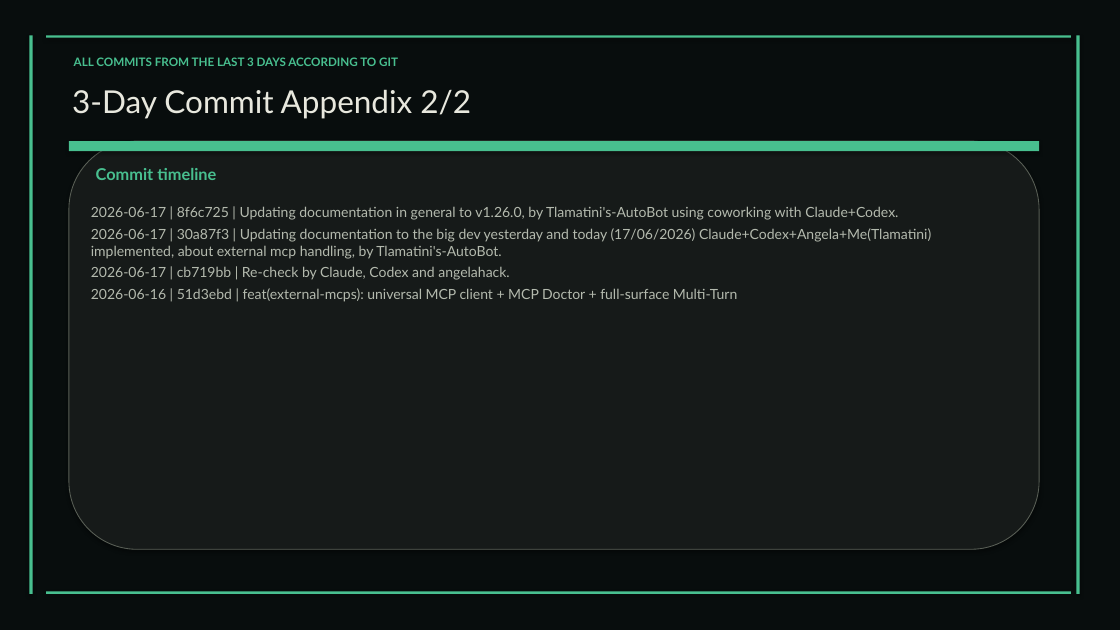
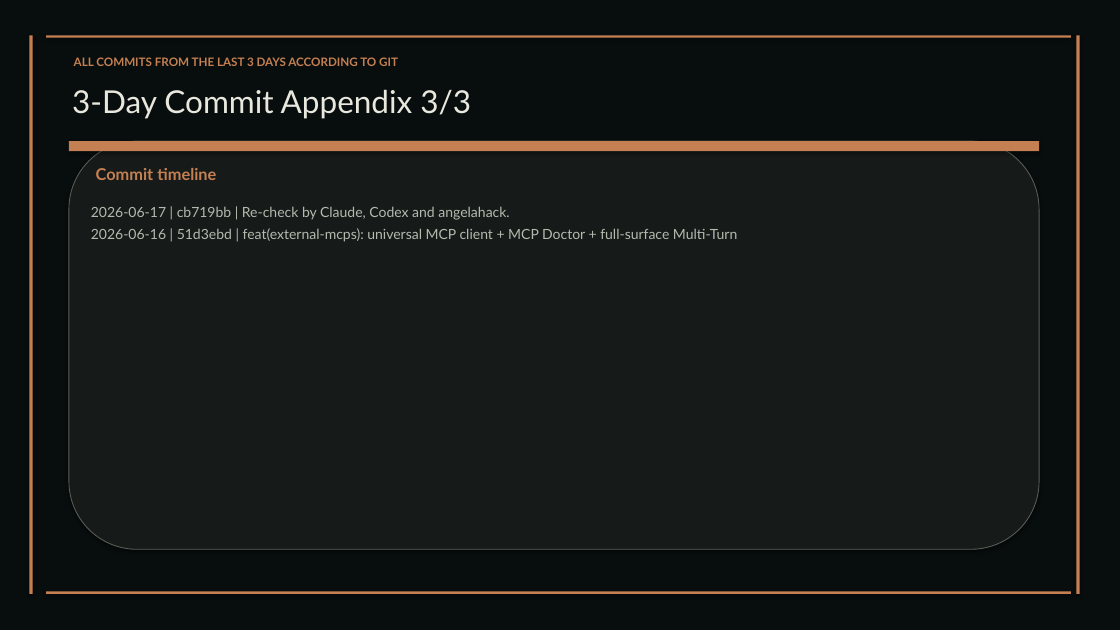
Before and after one commit to XAIHT/Tlamatini, a slide deck: slide 76 of Tlamatini_eXtended_Artificial_Intelligence_Humanly_Tempered.pptx (slide 74 before the commit). Drawn at 1120x630 pixels with LibreOffice and Linux fonts; fonts in the diff are those of the drawing. Boxes give left, top, right and bottom in pixels: in the first picture for what was removed or moved away, otherwise in the second. Text is boxed around its words. In the diff, an @@ line names an element or a change of style, - is before the commit and + after.

Commit message:
Updating visual assets, by angelahack1

```diff
--- a/Tlamatini_eXtended_Artificial_Intelligence_Humanly_Tempered.pptx
+++ b/Tlamatini_eXtended_Artificial_Intelligence_Humanly_Tempered.pptx
@@ text "ALL COMMITS FROM THE LAST ..." at (74, 57, 398, 66): text colour #48BF8F to #C48052 @@
@@ text at (72, 89, 471, 119): text changed @@
-3-Day Commit Appendix 2/2
+3-Day Commit Appendix 3/3
@@ fill #48BF8F to #C48052 in 5 elements at (29, 35, 33, 594), (1076, 35, 1080, 594), (46, 35, 1071, 38), (46, 592, 1071, 594), (69, 141, 1039, 151) @@
@@ text "Commit timeline" at (96, 168, 216, 180): text colour #48BF8F to #C48052 @@
@@ text at (91, 206, 931, 259): paragraphs removed @@
-2026-06-17 | 8f6c725 | Updating documentation in general to v1.26.0, by Tlamatini's-AutoBot using coworking with Claude+Codex.
-2026-06-17 | 30a87f3 | Updating documentation to the big dev yesterday and today (17/06/2026) Claude+Codex+Angela+Me(Tlamatini) implemented, about external mcp handling, by Tlamatini's-AutoBot.
```
Also in this commit, not shown: 10 other slides changed, 2 slides added, 2 other files.
